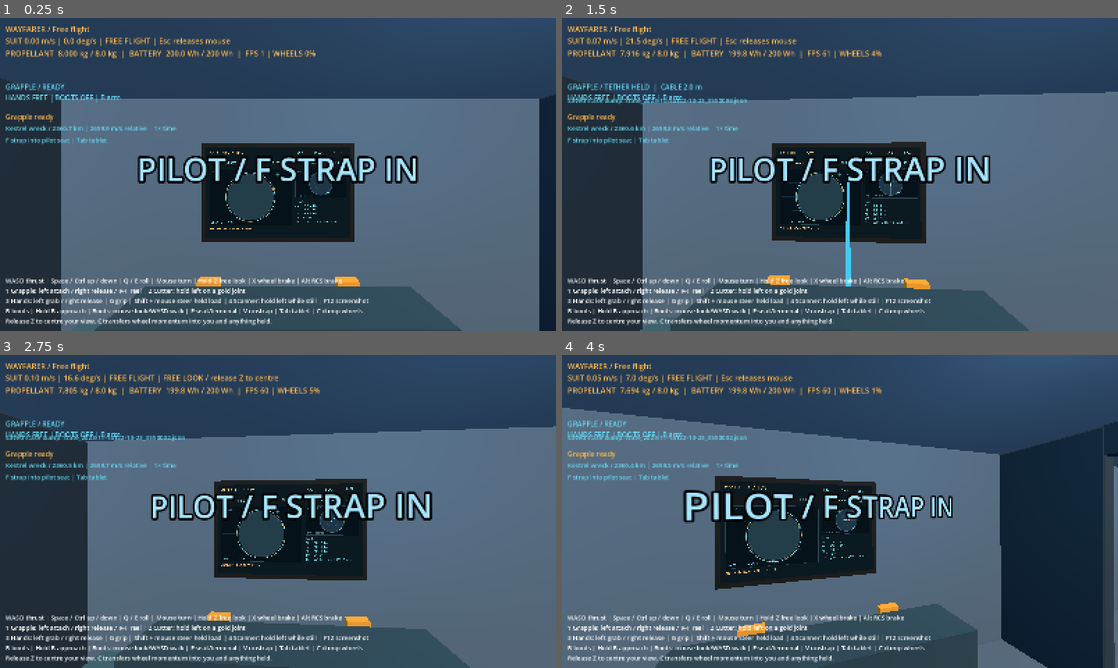
Above: before the commit, frames 1-4 (two rows, left to right).
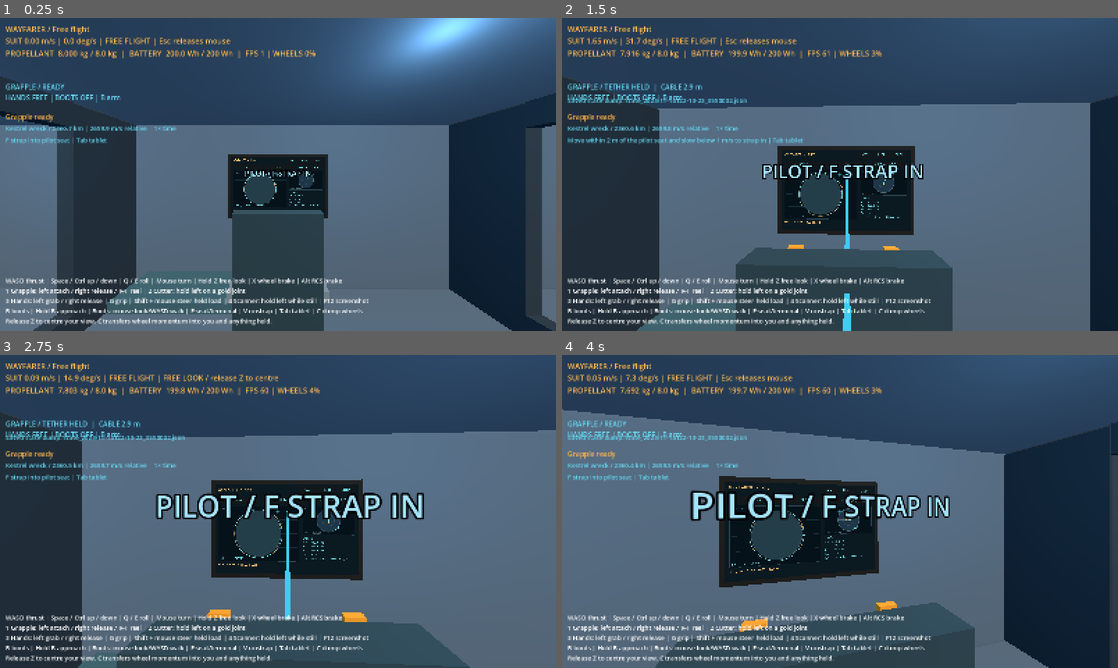
Above: after the commit, the same moments.

Repository: Conrad-N/Wayfarer
Game: Godot game, scene res://scenes/main.tscn
Same seed, same stepped clock (60 frames per second), same inputs: the game is played once before the commit and once after it.
Inputs (mouse positions are in pixels of both pictures, inside the frame that each line leads up to):
- Up to frame 1 (0.25 s): no input
- Up to frame 2 (1.5 s): tap Enter at 0.5 s; move the mouse to (867, 174) at 0.52 s; hold F (interact) 0.53-1.28 s; hold W (move_forward) from 0.53 s (still down); click (867, 174) at 0.67 s; tap V (unstrap) at 0.8, 1.35 s; move the mouse to (812, 174) at 1.27 s
- Up to frame 3 (2.75 s): keep holding W (move_forward); tap F (interact) at 1.55 s; move the mouse to (289, 505) at 2.02 s; hold Z (freelook) from 2.03 s (still down); tap V (unstrap) at 2.3 s
- Up to frame 4 (4 s): keep holding W (move_forward); move the mouse to (834, 517) at 2.77 s; release Z (freelook) at 2.78 s; tap R (grapple_reel_in) at 2.85 s; click (834, 517) at 2.92 s; tap F (interact) at 3.05 s; move the mouse to (878, 514) at 3.52 s; tap T (grapple_reel_out) at 3.6 s; tap V (unstrap) at 3.8 s

The runs differ from the first frame. In frame 1, 57% of the frame differs, in the area x 0-100%, y 0-100%; in frame 2, 20%; in frame 3, 5.9%; in frame 4, 6.0%.

Commit message:
Spawn the pilot clear of the seat back
The start pose at ship-local (0, 0, 1) overlapped SeatBackCollision. Use the
seat exit point instead, and test that the spawn capsule overlaps nothing in
both orbital and salvage practice modes.

Diff:
--- a/godot/scripts/world/main.gd
+++ b/godot/scripts/world/main.gd
@@ -274,7 +274,8 @@
 		screen.name = app + "Screen"
 		screen.configure(_ship.api, app)
 		_ship.get_node("NavTerminalMount" if app == "NAV" else "ShipTerminalMount").add_child(screen)
-	_player.global_transform = _ship.global_transform * Transform3D(Basis(Vector3.UP, PI / 2.0), Vector3(0, 0, 1))
+	# Start where a deliberate unstrap stands the pilot: clear of the seat back.
+	_player.global_transform = _ship.global_transform * Transform3D(Basis(Vector3.UP, PI / 2.0), PlayerShip.SEAT_EXIT_POSITION)
 	_cargo = CargoHold.new()
 	_cargo.name = "CargoHold"
 	add_child(_cargo)
--- a/godot/tests/test_ship_interaction.gd
+++ b/godot/tests/test_ship_interaction.gd
@@ -387,3 +387,18 @@
 	check(is_instance_valid(ship.navigation_target), "NAV reference survives replacement")
 	check(float(ship.api.get_telemetry().motion.range_m) > 5.0, "NAV keeps real range after cut")
 	scene.free()
+
+
+## A new game starts the pilot standing clear of the seat back in both modes.
+func test_spawn_pose_is_clear_of_ship_geometry() -> void:
+	for practice: bool in [false, true]:
+		var scene: Node3D = preload("res://scenes/main.tscn").instantiate() as Node3D
+		scene.set("salvage_practice", practice)
+		(scene.get_node("Player") as Player).input_enabled = false
+		(Engine.get_main_loop() as SceneTree).root.add_child(scene)
+		await _frames(1)
+		var player: Player = scene.get_node("Player") as Player
+		var interaction: ShipInteraction = scene.get_node("ShipInteraction") as ShipInteraction
+		check(interaction._pose_is_clear(player.global_transform), "spawn capsule overlaps nothing (practice=%s)" % practice)
+		check(not interaction.is_seated(), "spawn leaves the pilot unstrapped (practice=%s)" % practice)
+		scene.free()
